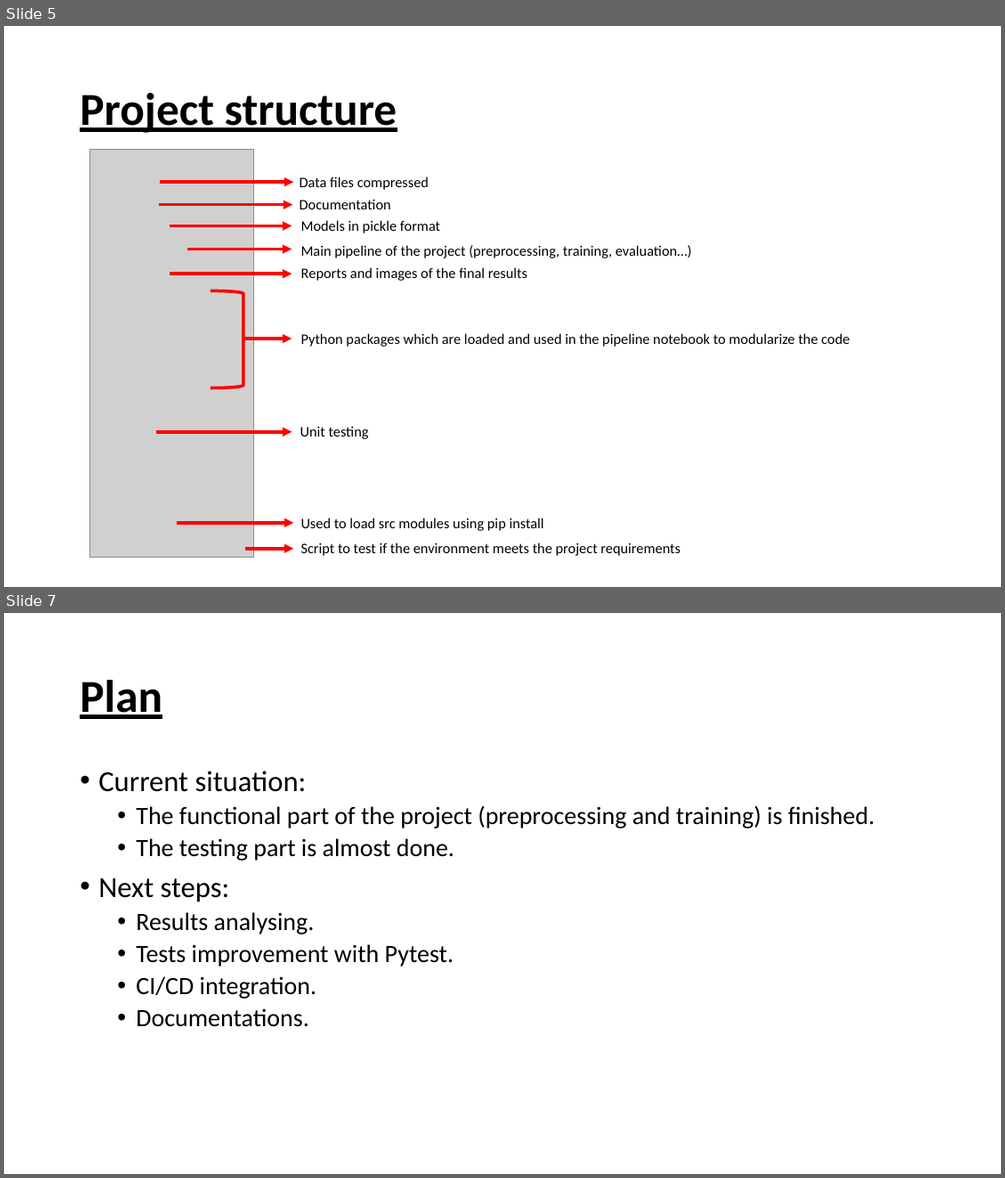
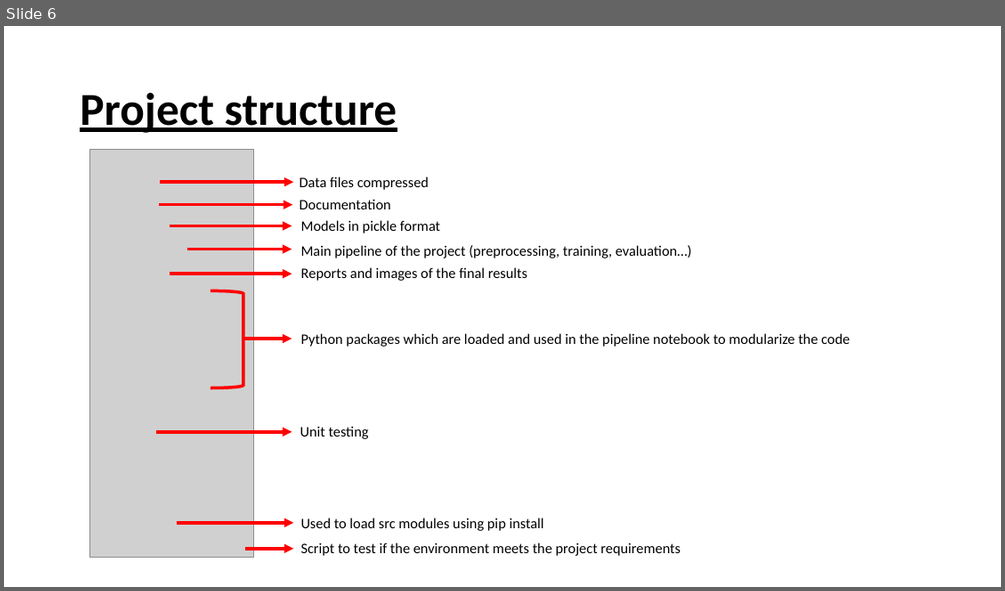
Before and after one commit to gatrikh/project_m05, a slide deck: presentation/presentation.pptx. Shown one above the other, each under a label of ours: slides 5 and 7 before the commit, slide 6 after it; the slides between them are not shown. The pictures are 1005x1178 and 1005x591 pixels, drawn with LibreOffice and Linux fonts; fonts in the diff are those of the drawing; grey boxes stand for pictures. Boxes give left, top, right and bottom in pixels: in the first picture for what was removed or moved away, otherwise in the second. Text is boxed around its words. In the diff, an @@ line names an element or a change of style, - is before the commit and + after.

```diff
--- a/presentation/presentation.pptx
+++ b/presentation/presentation.pptx
@@ slide 7 removed at [4, 613, 1001, 1174], background #FFFFFF @@
@@ title removed at [80, 680, 162, 719] @@
-Plan
@@ text removed at [98, 771, 874, 1027] @@
-• Current situation:
-  • The functional part of the project (preprocessing and training) is finished.
-  • The testing part is almost done.
-• Next steps:
-  • Results analysing.
-  • Tests improvement with Pytest.
-  • CI/CD integration.
-  • Documentations.
@@ what was slide 5 is now slide 6 @@
```
Also in this commit, not shown: 3 slides changed, 5 slides added, 2 other files.
